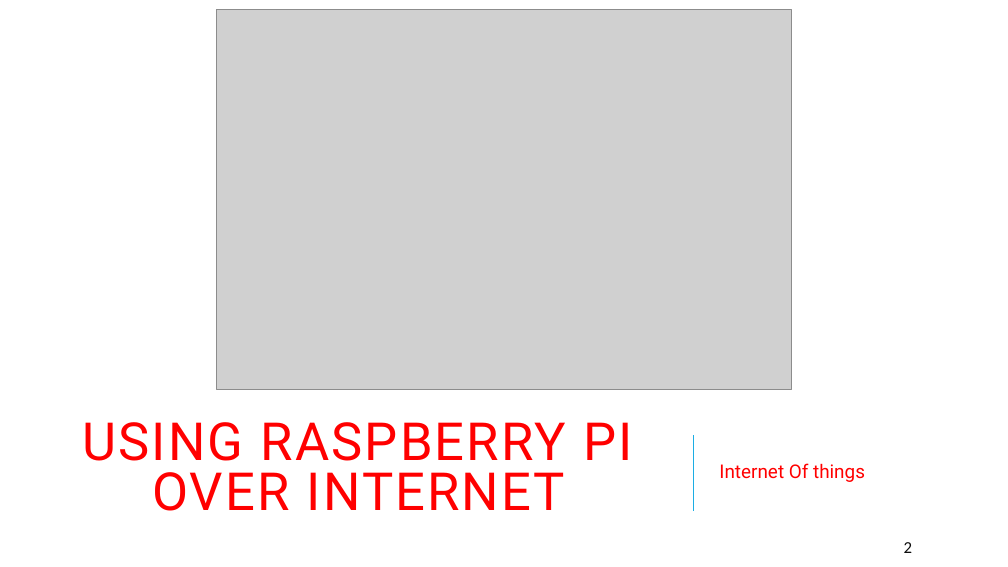
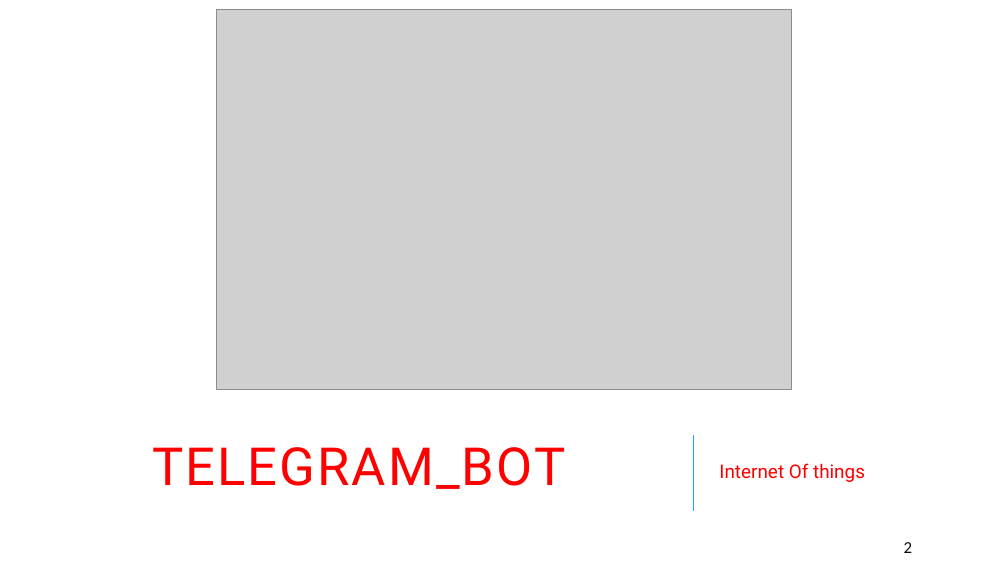
Before and after one commit to KishanTeli/Telegram_Bot, a slide deck: slide 2 of Project PPT.pptx. Drawn at 1008x567 pixels with LibreOffice and Linux fonts; fonts in the diff are those of the drawing; grey boxes stand for pictures; background and template pictures are left out. Boxes give left, top, right and bottom in pixels: in the first picture for what was removed or moved away, otherwise in the second. Text is boxed around its words. In the diff, an @@ line names an element or a change of style, - is before the commit and + after.

```diff
--- a/Project PPT.pptx
+++ b/Project PPT.pptx
@@ title at <box>152,447,566,489</box>: text changed @@
-USING RASPBERRY PI OVER INTERNET
+TELEGRAM_BOT
```
